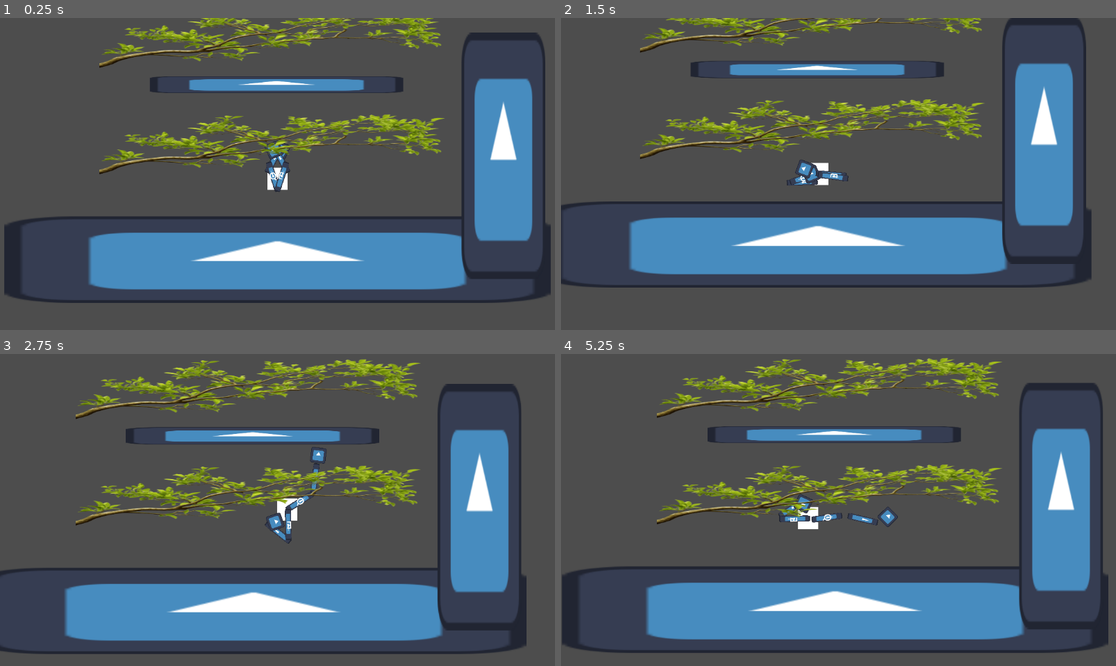
Above: before the commit, frames 1-4 (two rows, left to right).
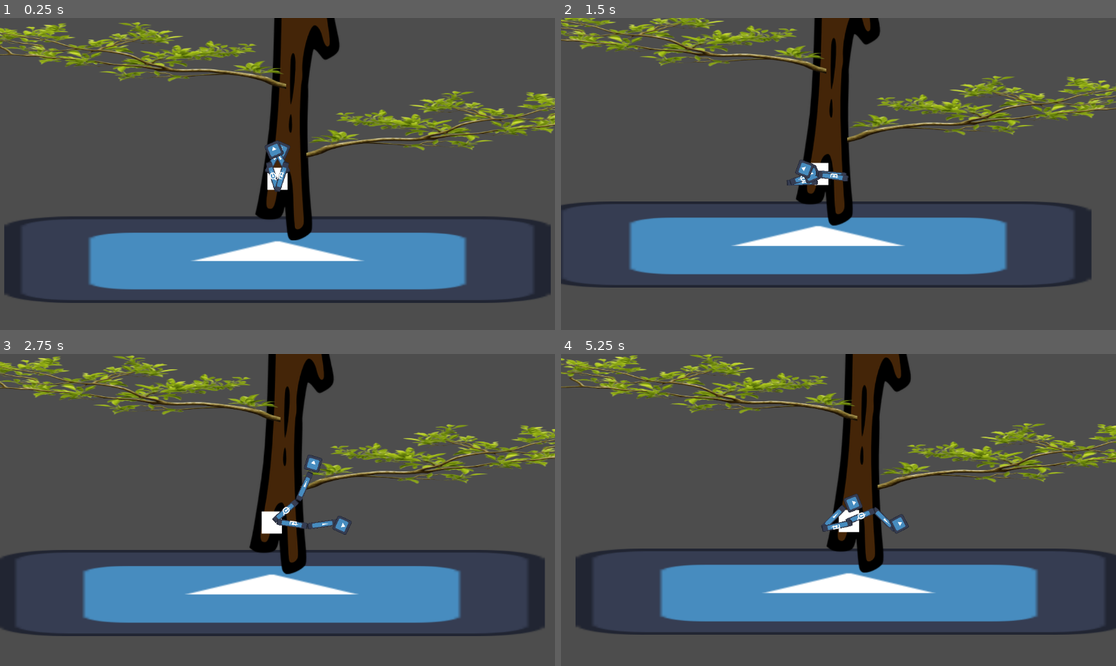
Above: after the commit, the same moments.

Repository: xjalder/banana-bar-bistro
Game: Godot game, scene res://map/map.tscn
Same seed, same stepped clock (60 frames per second), same inputs: the game is played once before the commit and once after it. The engine's default icon, where the game draws it, is replaced by a stand-in: a white triangle on a blue panel in a dark square.
Inputs (mouse positions are in pixels of both pictures, inside the frame that each line leads up to):
- Up to frame 1 (0.25 s): no input
- Up to frame 2 (1.5 s): move the mouse to (960, 158) at 0.52 s; hold E (right_arm) 0.53-1.28 s; hold S (crouch) 0.53-1.28 s; move the mouse to (727, 189) at 1.27 s; hold Q (left_arm) from 1.28 s (still down); tap S (crouch) at 1.35 s
- Up to frame 3 (2.75 s): move the mouse to (333, 441) at 2.02 s; release Q (left_arm) at 2.03 s; hold E (right_arm) from 2.03 s (still down); hold S (crouch) from 2.03 s (still down)
- Up to frame 4 (5.25 s): move the mouse to (810, 572) at 2.77 s; release S (crouch) at 2.78 s; tap S (crouch) at 2.85, 4.35 s; move the mouse to (1005, 556) at 3.52 s; release E (right_arm) at 3.53 s; hold S (crouch) 3.53-4.28 s; hold Q (left_arm) from 3.53 s (still down); move the mouse to (672, 463) at 4.27 s; move the mouse to (866, 510) at 5.02 s; hold S (crouch) from 5.03 s (still down)

The runs differ from the first frame. In frame 1, 23% of the frame differs, in the area x 0-100%, y 0-84%; in frame 2, 21%; in frame 3, 38%, in the area x 0-100%, y 0-97%; in frame 4, 38%.

Commit message:
Made tree scene

Diff:
--- /dev/null
+++ b/map/branch.tscn
@@ -0,0 +1,19 @@
+[gd_scene format=3 uid="uid://cx2ds36vn501"]
+
+[ext_resource type="Script" uid="uid://ddy2f7g3os7wd" path="res://player/swingable.gd" id="1_s26d4"]
+[ext_resource type="Texture2D" uid="uid://bk0lceil3gipo" path="res://assets/tree-branch-isolated-on-transparent-background_png.png.png" id="2_oyam4"]
+
+[sub_resource type="RectangleShape2D" id="RectangleShape2D_1yi38"]
+
+[node name="Area2D" type="Area2D" unique_id=1836666708]
+scale = Vector2(2.92, 0.88)
+collision_layer = 8
+collision_mask = 4
+script = ExtResource("1_s26d4")
+
+[node name="Sprite2D" type="Sprite2D" parent="." unique_id=2066024036]
+texture = ExtResource("2_oyam4")
+
+[node name="CollisionShape2D" type="CollisionShape2D" parent="." unique_id=291628030]
+scale = Vector2(20.160002, 9.080001)
+shape = SubResource("RectangleShape2D_1yi38")
--- a/map/map.tscn
+++ b/map/map.tscn
@@ -2,18 +2,15 @@
 
 [ext_resource type="PackedScene" uid="uid://c2bu7gqw8rbso" path="res://player/player.tscn" id="1_kffv2"]
 [ext_resource type="Texture2D" uid="uid://bw52m2ogcluy7" path="res://icon.svg" id="2_7lyie"]
-[ext_resource type="PackedScene" uid="uid://qcg3f5otv3dp" path="res://map/platform.tscn" id="3_5jdw0"]
-[ext_resource type="Script" uid="uid://ddy2f7g3os7wd" path="res://player/swingable.gd" id="4_kxmgb"]
-[ext_resource type="Texture2D" uid="uid://bk0lceil3gipo" path="res://assets/tree-branch-isolated-on-transparent-background_png.png.png" id="5_e8e5r"]
+[ext_resource type="PackedScene" uid="uid://c5d5sejcrnet8" path="res://map/tree.tscn" id="3_7lyie"]
 
 [sub_resource type="RectangleShape2D" id="RectangleShape2D_1cmj6"]
 size = Vector2(20.946732, 29.903465)
 
-[sub_resource type="RectangleShape2D" id="RectangleShape2D_1yi38"]
-
 [node name="Map" type="Node2D" unique_id=1327460236]
 
 [node name="Player" parent="." unique_id=1042275332 instance=ExtResource("1_kffv2")]
+z_index = 1
 walkspeed = 40.0
 
 [node name="StaticBody2D" type="StaticBody2D" parent="." unique_id=1716734742]
@@ -28,73 +25,6 @@
 scale = Vector2(5.640002, 5.880001)
 shape = SubResource("RectangleShape2D_1cmj6")
 
-[node name="StaticBody2D2" type="StaticBody2D" parent="." unique_id=1694467934]
-position = Vector2(938, -65)
-scale = Vector2(2.7200031, 8)
-collision_mask = 0
-
-[node name="Sprite2D" type="Sprite2D" parent="StaticBody2D2" unique_id=1522975652]
-texture = ExtResource("2_7lyie")
-
-[node name="CollisionShape2D" type="CollisionShape2D" parent="StaticBody2D2" unique_id=1716309341]
-scale = Vector2(5.640002, 5.880001)
-shape = SubResource("RectangleShape2D_1cmj6")
-
-[node name="Platform" parent="." unique_id=626660404 instance=ExtResource("3_5jdw0")]
-position = Vector2(-3.9999924, -361)
-
-[node name="Area2D" type="Area2D" parent="." unique_id=216673192]
-position = Vector2(13.999998, -113)
-scale = Vector2(2.92, 0.88)
-collision_layer = 8
-collision_mask = 4
-script = ExtResource("4_kxmgb")
-
-[node name="Sprite2D" type="Sprite2D" parent="Area2D" unique_id=624604150]
-texture = ExtResource("5_e8e5r")
-
-[node name="CollisionShape2D" type="CollisionShape2D" parent="Area2D" unique_id=1245552]
-scale = Vector2(20.160002, 9.080001)
-shape = SubResource("RectangleShape2D_1yi38")
-
-[node name="Area2D2" type="Area2D" parent="." unique_id=1889422369]
-position = Vector2(13.999998, -555)
-scale = Vector2(2.92, 0.88)
-collision_layer = 8
-collision_mask = 4
-script = ExtResource("4_kxmgb")
-
-[node name="Sprite2D" type="Sprite2D" parent="Area2D2" unique_id=359399599]
-texture = ExtResource("5_e8e5r")
-
-[node name="CollisionShape2D" type="CollisionShape2D" parent="Area2D2" unique_id=903801478]
-scale = Vector2(20.160002, 9.080001)
-shape = SubResource("RectangleShape2D_1yi38")
-
-[node name="Area2D3" type="Area2D" parent="." unique_id=155468438]
-position = Vector2(13.999998, -935)
-scale = Vector2(2.92, 0.88)
-collision_layer = 8
-collision_mask = 4
-script = ExtResource("4_kxmgb")
-
-[node name="Sprite2D" type="Sprite2D" parent="Area2D3" unique_id=1838956579]
-texture = ExtResource("5_e8e5r")
-
-[node name="CollisionShape2D" type="CollisionShape2D" parent="Area2D3" unique_id=299475362]
-scale = Vector2(20.160002, 9.080001)
-shape = SubResource("RectangleShape2D_1yi38")
-
-[node name="Area2D4" type="Area2D" parent="." unique_id=1595525836]
-position = Vector2(13.999998, -1363)
-scale = Vector2(2.92, 0.88)
-collision_layer = 8
-collision_mask = 4
-script = ExtResource("4_kxmgb")
-
-[node name="Sprite2D" type="Sprite2D" parent="Area2D4" unique_id=519289975]
-texture = ExtResource("5_e8e5r")
-
-[node name="CollisionShape2D" type="CollisionShape2D" parent="Area2D4" unique_id=62169486]
-scale = Vector2(20.160002, 9.080001)
-shape = SubResource("RectangleShape2D_1yi38")
+[node name="Tree" parent="." unique_id=1494260739 instance=ExtResource("3_7lyie")]
+position = Vector2(60, -1153)
+scale = Vector2(0.68, 2)
--- a/map/platform.gd
+++ b/map/platform.gd
@@ -2,13 +2,15 @@
 
 @onready var platform_body := $StaticBody2D
 
+var grappling : bool
 var crouching : bool
 var num_arms_grappled : int = 0
+var queued_collision : bool
 
 func _ready() -> void:
 	body_entered.connect(body_enter)
+	body_exited.connect(body_exit)
 	SignalBus.grapple.connect(on_grapple)
-	SignalBus.ungrapple.connect(on_ungrapple)
 
 func body_enter(body : Node2D):
 	if crouching:
@@ -16,9 +18,15 @@
 
 	var collision_dir = (body.global_position - platform_body.global_position).normalized()
 	if collision_dir.y < 0:
-		_enable_collision()
+		queued_collision = true
+		if not grappling:
+			_enable_collision()
 	else:
+		queued_collision = false
 		_disable_collision()
+
+func body_exit(_body : Node2D):
+	_enable_collision()
 
 func _enable_collision() -> void:
 	var platform_mask = 1 << 4
@@ -31,12 +39,15 @@
 func on_grapple() -> void:
 	num_arms_grappled = min(2, num_arms_grappled + 1)
 	if num_arms_grappled >= 1:
+		grappling = true
 		_disable_collision()
 
 func on_ungrapple() -> void:
 	num_arms_grappled = max(0, num_arms_grappled - 1)
 	if num_arms_grappled == 0:
-		_enable_collision()
+		grappling = false
+		if queued_collision:
+			_enable_collision()
 
 func _input(event: InputEvent) -> void:
 	if event.is_action_pressed("crouch"):
@@ -45,4 +56,5 @@
 
 	if event.is_action_released("crouch"):
 		crouching = false
-		_enable_collision()
+		if not grappling and not queued_collision:
+			_enable_collision()
--- a/map/platform.tscn
+++ b/map/platform.tscn
@@ -1,7 +1,7 @@
 [gd_scene format=3 uid="uid://qcg3f5otv3dp"]
 
 [ext_resource type="Script" uid="uid://du5rulgaa3yxn" path="res://map/platform.gd" id="1_wflxl"]
-[ext_resource type="Texture2D" uid="uid://bw52m2ogcluy7" path="res://icon.svg" id="2_e0dfi"]
+[ext_resource type="Texture2D" uid="uid://ckv1pi02dc8o8" path="res://assets/pngegg.png" id="2_wflxl"]
 
 [sub_resource type="RectangleShape2D" id="RectangleShape2D_1cmj6"]
 size = Vector2(20.946732, 29.903465)
@@ -16,7 +16,8 @@
 script = ExtResource("1_wflxl")
 
 [node name="Sprite2D" type="Sprite2D" parent="." unique_id=578163037]
-texture = ExtResource("2_e0dfi")
+scale = Vector2(0.12399036, 1)
+texture = ExtResource("2_wflxl")
 
 [node name="CollisionShape2D" type="CollisionShape2D" parent="." unique_id=1807842308]
 position = Vector2(0.060830712, 3.588379)
--- /dev/null
+++ b/map/tree.tscn
@@ -0,0 +1,56 @@
+[gd_scene format=3 uid="uid://c5d5sejcrnet8"]
+
+[ext_resource type="Texture2D" uid="uid://ckv1pi02dc8o8" path="res://assets/pngegg.png" id="1_xyaq1"]
+[ext_resource type="PackedScene" uid="uid://cx2ds36vn501" path="res://map/branch.tscn" id="2_g2vli"]
+[ext_resource type="PackedScene" uid="uid://qcg3f5otv3dp" path="res://map/platform.tscn" id="3_3puuq"]
+
+[node name="Tree" type="Node2D" unique_id=1494285108]
+scale = Vector2(2.7200031, 8)
+
+[node name="Sprite2D" type="Sprite2D" parent="." unique_id=174873766]
+rotation = 1.5707964
+scale = Vector2(1.5, 4)
+texture = ExtResource("1_xyaq1")
+
+[node name="Branch" parent="." unique_id=1836666708 instance=ExtResource("2_g2vli")]
+position = Vector2(1378.3071, 0)
+scale = Vector2(5, 0.5)
+
+[node name="Branch6" parent="." unique_id=2126246900 instance=ExtResource("2_g2vli")]
+position = Vector2(1378.3071, -333.5)
+scale = Vector2(5, 0.5)
+
+[node name="Branch7" parent="." unique_id=1440954605 instance=ExtResource("2_g2vli")]
+position = Vector2(1378.3071, 477.5)
+scale = Vector2(5, 0.5)
+
+[node name="Branch2" parent="." unique_id=637252882 instance=ExtResource("2_g2vli")]
+position = Vector2(-1330.1455, -267.125)
+scale = Vector2(-5, 0.5)
+
+[node name="Branch3" parent="." unique_id=1712799913 instance=ExtResource("2_g2vli")]
+position = Vector2(-1326.1013, 32.25)
+scale = Vector2(-5, 0.5)
+
+[node name="Branch4" parent="." unique_id=395617969 instance=ExtResource("2_g2vli")]
+position = Vector2(-1326.1013, 334.5)
+scale = Vector2(-5, 0.5)
+
+[node name="Branch5" parent="." unique_id=791125992 instance=ExtResource("2_g2vli")]
+position = Vector2(-1326.1013, -550.875)
+scale = Vector2(-5, 0.5)
+
+[node name="Platform" parent="." unique_id=626660404 instance=ExtResource("3_3puuq")]
+position = Vector2(1378.3071, 111.25)
+rotation = 3.1415927
+scale = Vector2(22.5, -0.5)
+
+[node name="Platform2" parent="." unique_id=1430930194 instance=ExtResource("3_3puuq")]
+position = Vector2(-1309.5576, 194.125)
+rotation = 3.1415927
+scale = Vector2(22.5, -0.5)
+
+[node name="Platform3" parent="." unique_id=1497843977 instance=ExtResource("3_3puuq")]
+position = Vector2(-1431.6161, -150.5)
+rotation = 3.1415927
+scale = Vector2(22.5, -0.5)
Binary file added: assets/pngegg.png
Not shown, added: assets/pngegg.png.import
